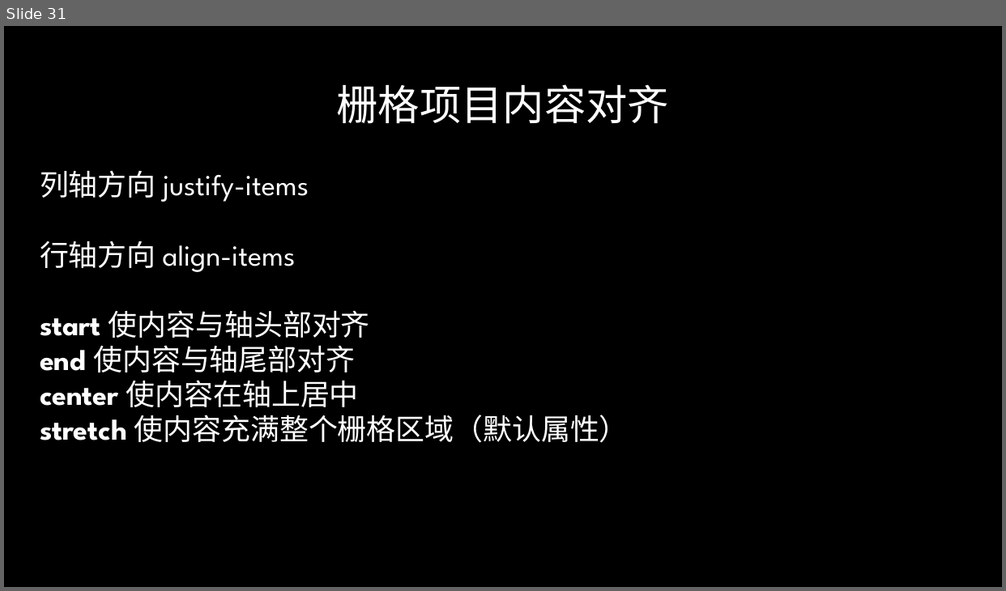
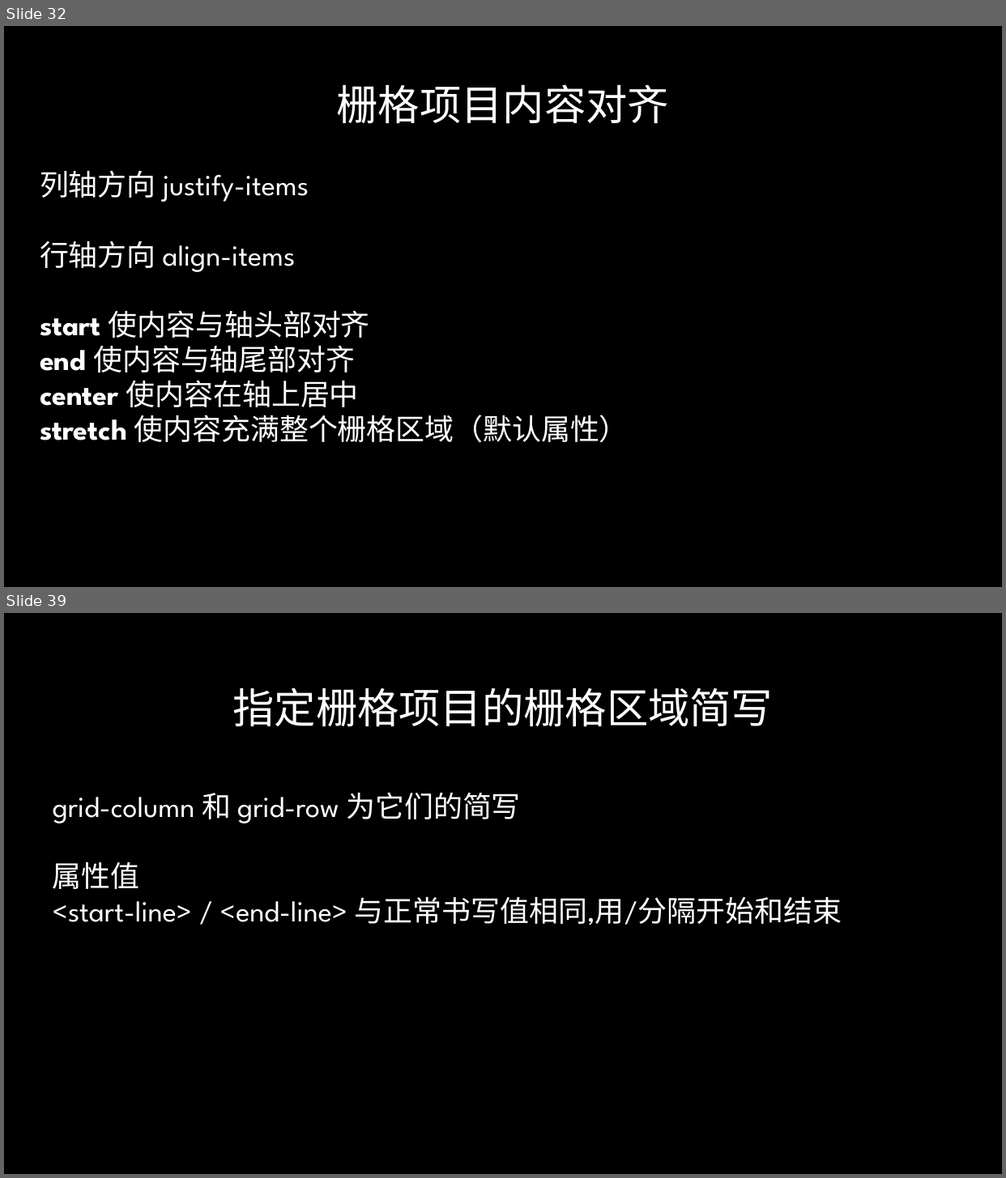
Before and after one commit to radiofly19841018/demo-flex, a slide deck: ppt/CSS Flex&Grid.pptx. Shown one above the other, each under a label of ours: slide 31 before the commit, slides 32 and 39 after it; the slides between them are not shown. The pictures are 1006x591 and 1006x1178 pixels, drawn with LibreOffice and Linux fonts; fonts in the diff are those of the drawing; background and template pictures are left out. Boxes give left, top, right and bottom in pixels: in the first picture for what was removed or moved away, otherwise in the second. Text is boxed around its words. In the diff, an @@ line names an element or a change of style, - is before the commit and + after.

```diff
--- a/ppt/CSS Flex&Grid.pptx
+++ b/ppt/CSS Flex&Grid.pptx
@@ slide 39 added at <box>4,613,1002,1174</box>, background picture (left out) @@
@@ title added at <box>233,688,774,727</box>, 40 pt, text gradient #FFFFFF to #A6A6A6 @@
+指定栅格项目的栅格区域简写
@@ text added at <box>53,792,842,926</box>, 28 pt, text #FFFFFF @@
+grid-column 和 grid-row 为它们的简写
+属性值
+<start-line> / <end-line> 与正常书写值相同,用/分隔开始和结束
@@ what was slide 31 is now slide 32 @@
```
Also in this commit, not shown: 2 slides changed, 9 other slides added, 4 slides removed.
